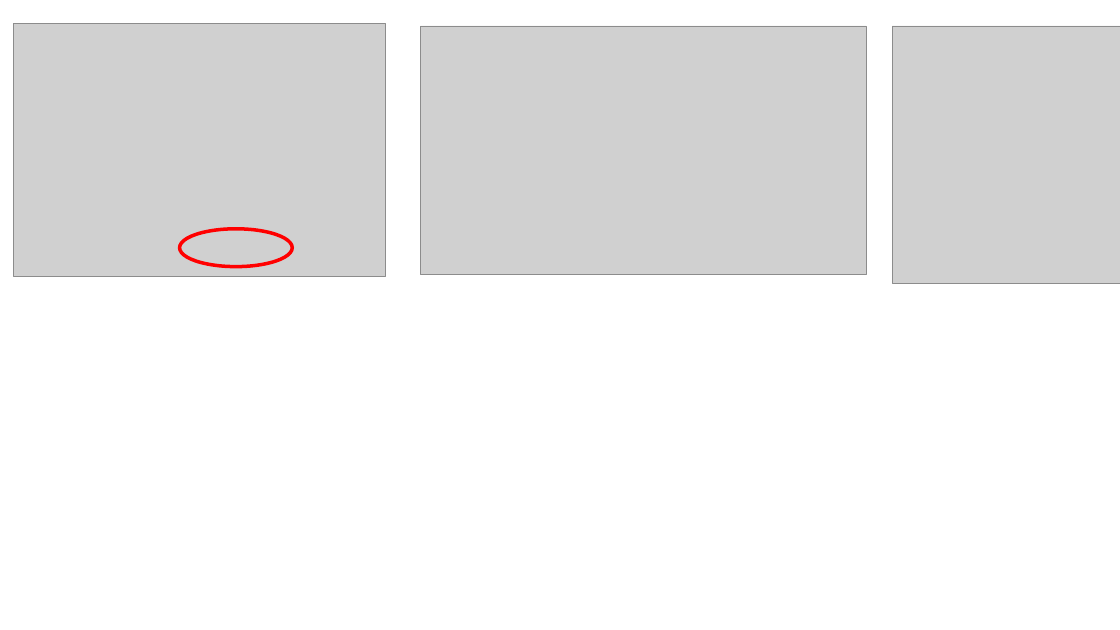
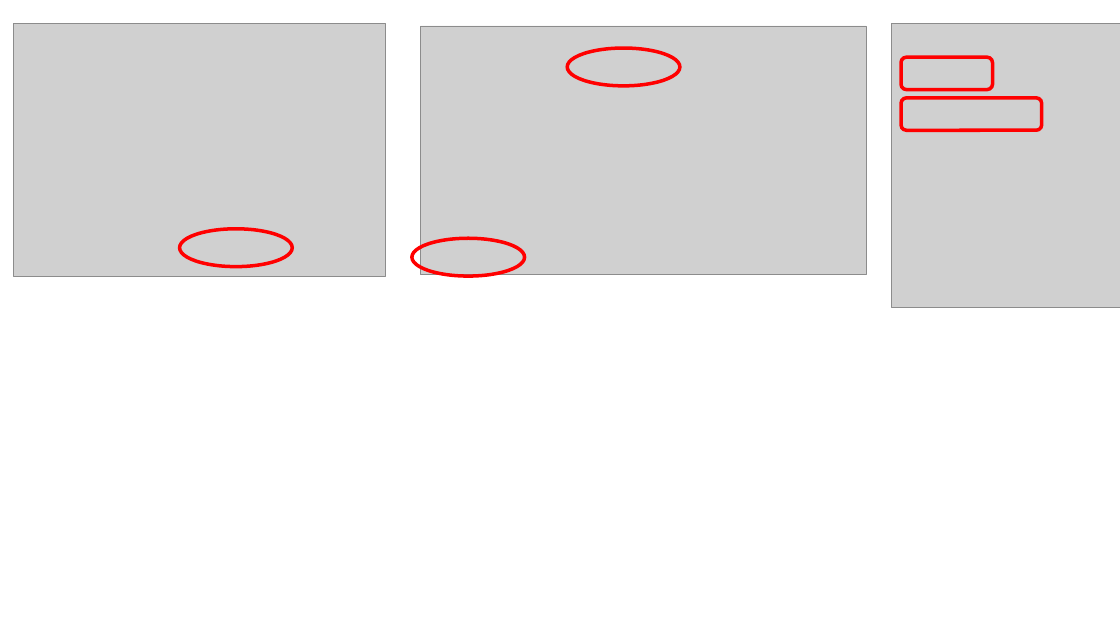
Before and after one commit to ayuina/azure-getstart, a slide deck: slide 3 of document/01_develop_webdb_on_iaas/図版.pptx. Drawn at 1120x630 pixels with LibreOffice and Linux fonts; fonts in the diff are those of the drawing; grey boxes stand for pictures. Boxes give left, top, right and bottom in pixels: in the first picture for what was removed or moved away, otherwise in the second. Text is boxed around its words. In the diff, an @@ line names an element or a change of style, - is before the commit and + after.

```diff
--- a/document/01_develop_webdb_on_iaas/図版.pptx
+++ b/document/01_develop_webdb_on_iaas/図版.pptx
@@ picture: place and size @@
-picture at (892,26,1120,284)
+picture at (891,24,1120,308)
@@ ellipse added at (567,48,680,86), outline #FF0000 3 pt @@
@@ rounded rectangle added at (902,57,993,90), outline #FF0000 3 pt @@
@@ rounded rectangle added at (902,98,1042,131), outline #FF0000 3 pt @@
@@ ellipse added at (412,239,524,276), outline #FF0000 3 pt @@
```
Also in this commit, not shown: 1 slide added.
